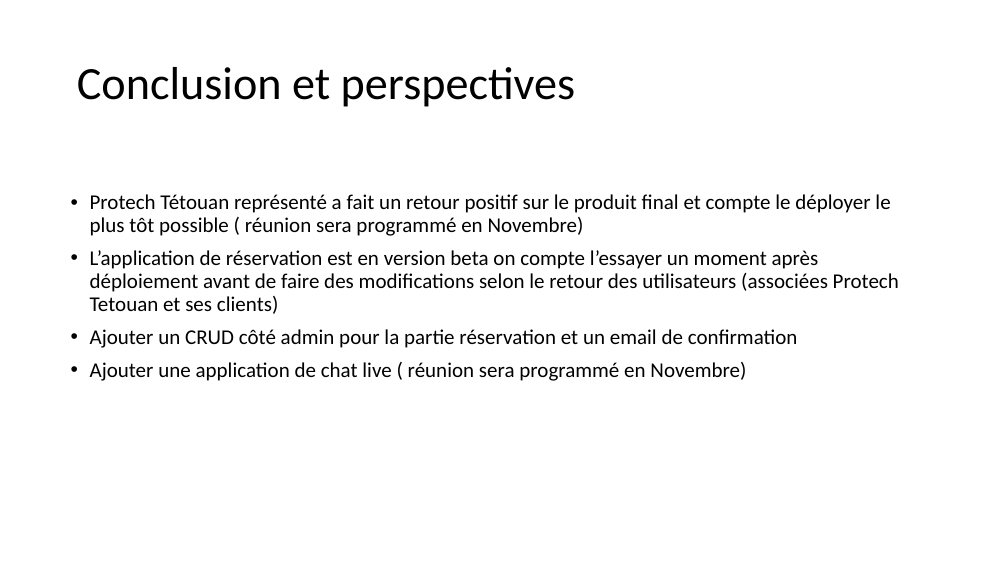
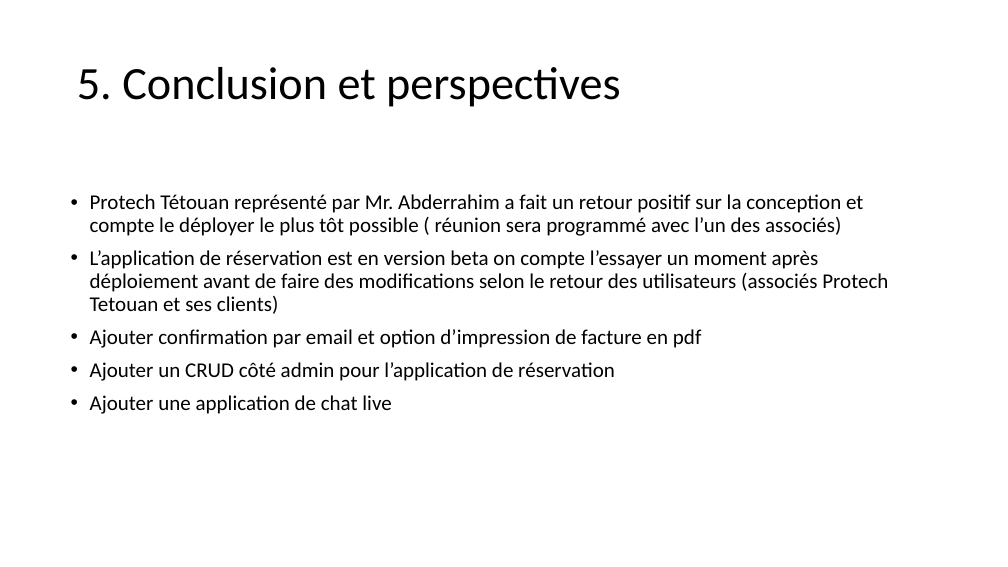
Before and after one commit to saidworks/fil_rouge, a slide deck: slide 17 of Presentation.pptx. Drawn at 1008x567 pixels with LibreOffice and Linux fonts; fonts in the diff are those of the drawing. Boxes give left, top, right and bottom in pixels: in the first picture for what was removed or moved away, otherwise in the second. Text is boxed around its words. In the diff, an @@ line names an element or a change of style, - is before the commit and + after.

```diff
--- a/Presentation.pptx
+++ b/Presentation.pptx
@@ title at [77, 67, 621, 107]: text changed @@
-Conclusion et perspectives
+5. Conclusion et perspectives
@@ text at [90, 194, 888, 414]: text changed @@
-• Protech Tétouan représenté a fait un retour positif sur le produit final et compte le déployer le plus tôt possible ( réunion sera programmé en Novembre)
-• L’application de réservation est en version beta on compte l’essayer un moment après déploiement avant de faire des modifications selon le retour des utilisateurs (associées Protech Tetouan et ses clients)
-• Ajouter un CRUD côté admin pour la partie réservation et un email de confirmation
-• Ajouter une application de chat live ( réunion sera programmé en Novembre)
+• Protech Tétouan représenté par Mr. Abderrahim a fait un retour positif sur la conception et compte le déployer le plus tôt possible ( réunion sera programmé avec l’un des associés)
+• L’application de réservation est en version beta on compte l’essayer un moment après déploiement avant de faire des modifications selon le retour des utilisateurs (associés Protech Tetouan et ses clients)
+• Ajouter confirmation par email et option d’impression de facture en pdf
+• Ajouter un CRUD côté admin pour l’application de réservation
+• Ajouter une application de chat live
```
Also in this commit, not shown: 11 other slides changed, 2 slides added, 2 slides removed, 39 other files.
